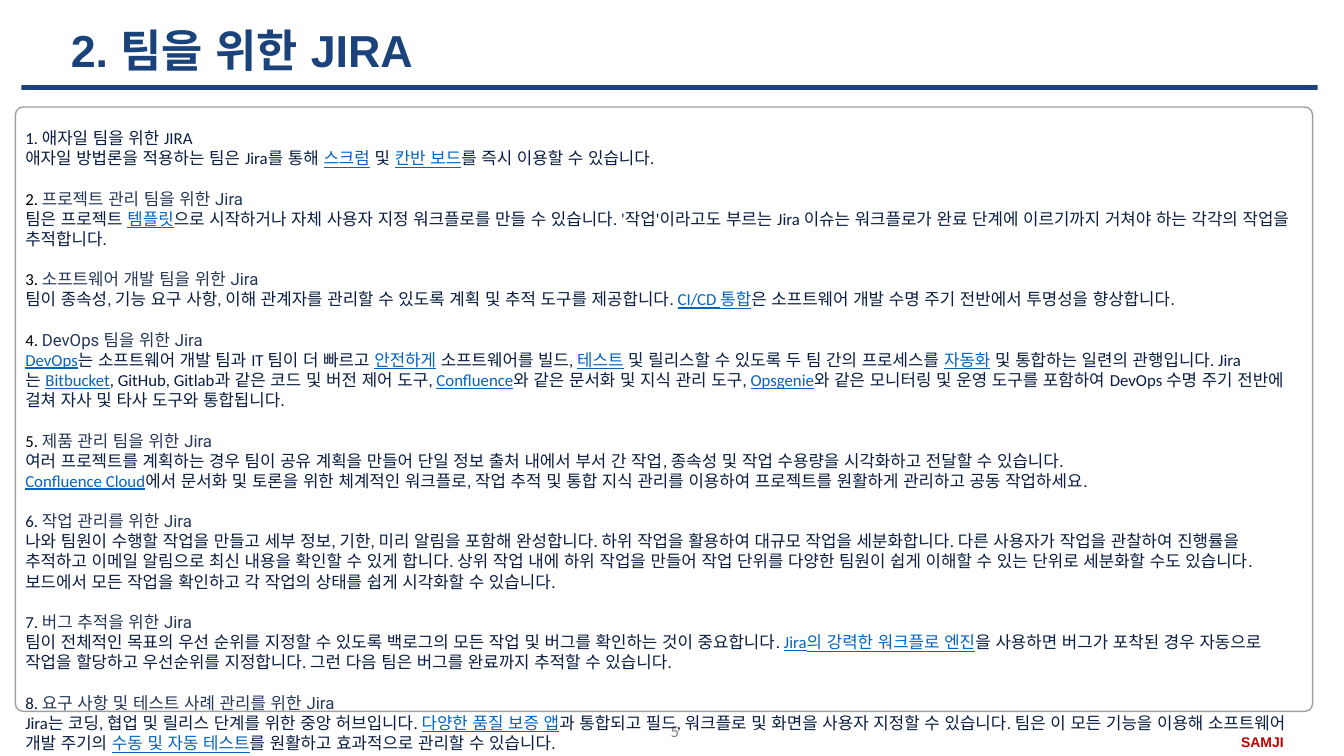
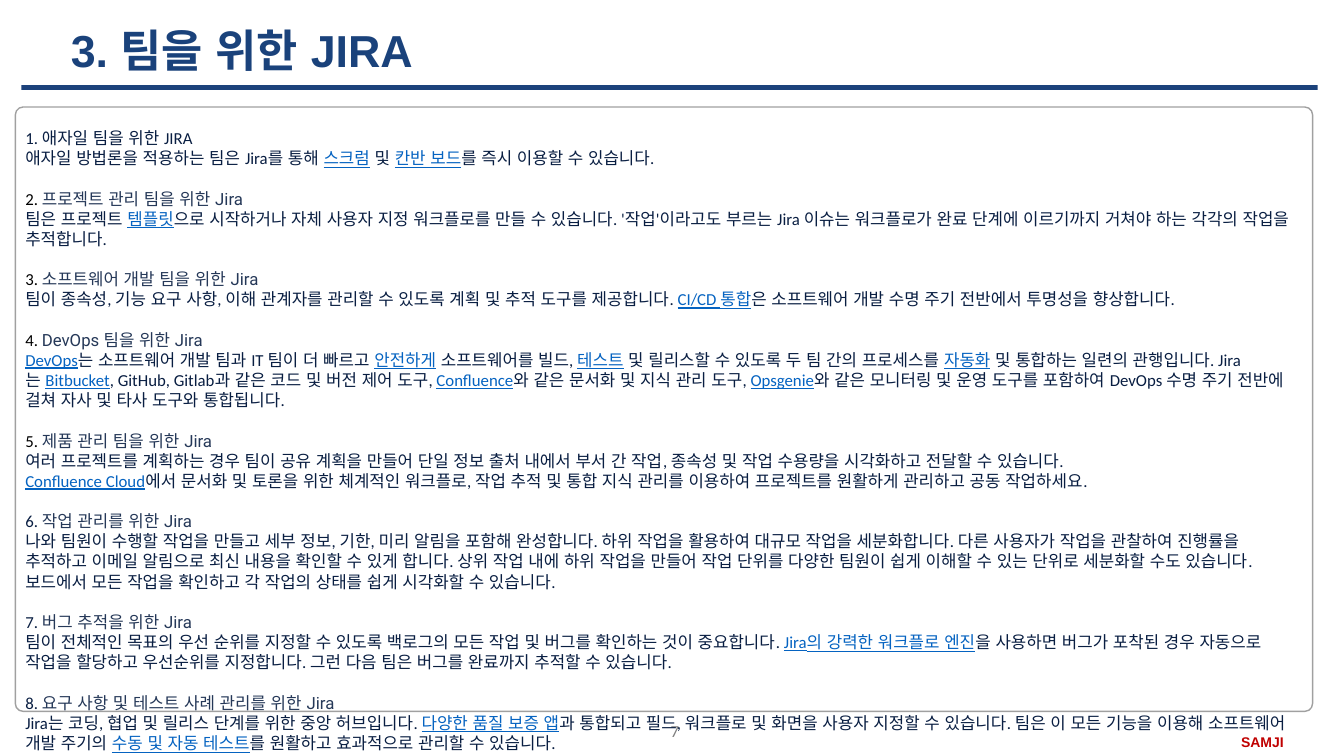
Before and after one commit to SangguKang/doc, a slide deck: slide 7 of Transfer/JIRA.pptx (slide 5 before the commit). Drawn at 1344x756 pixels with LibreOffice and Linux fonts; fonts in the diff are those of the drawing; background and template pictures are left out. Boxes give left, top, right and bottom in pixels: in the first picture for what was removed or moved away, otherwise in the second. Text is boxed around its words. In the diff, an @@ line names an element or a change of style, - is before the commit and + after.

```diff
--- a/Transfer/JIRA.pptx
+++ b/Transfer/JIRA.pptx
@@ title at box(71, 29, 413, 71): text changed @@
-2. 팀을 위한 JIRA
+3. 팀을 위한 JIRA
@@ page number at box(671, 726, 679, 737): text changed @@
-5
+7
```
Also in this commit, not shown: 10 other slides changed, 4 slides added, 18 slides removed, 3 other files.
